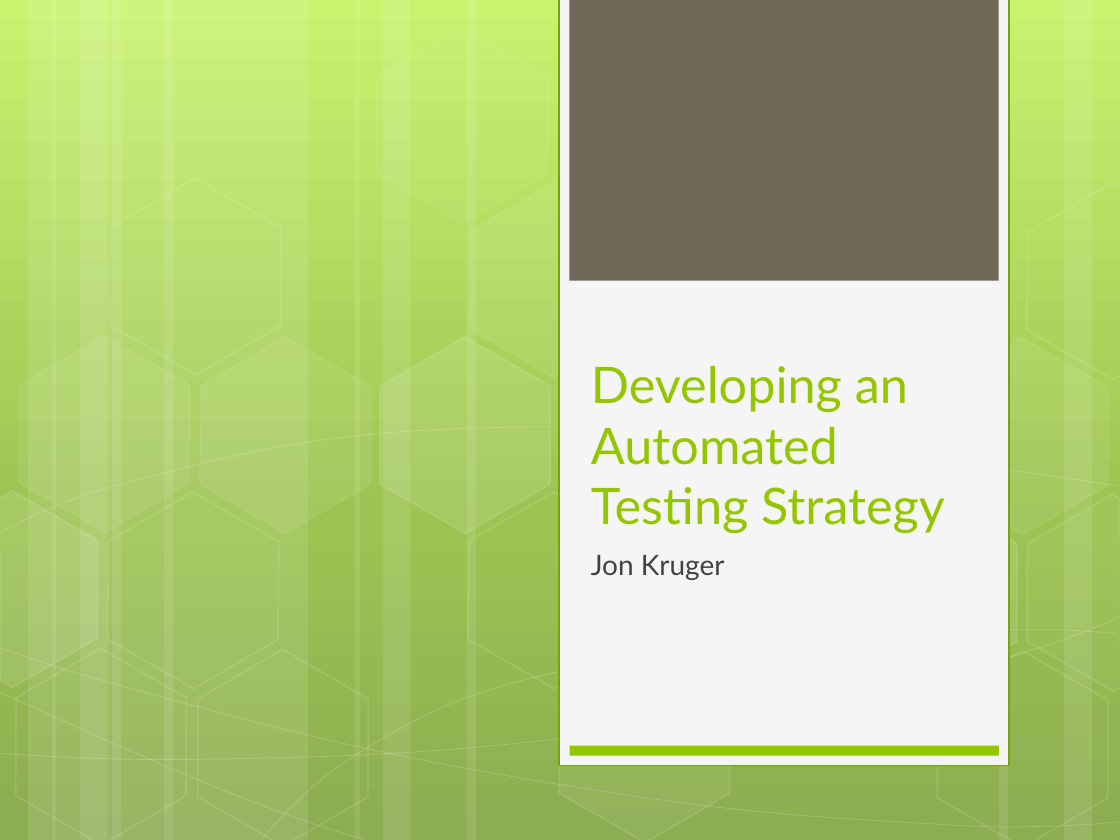
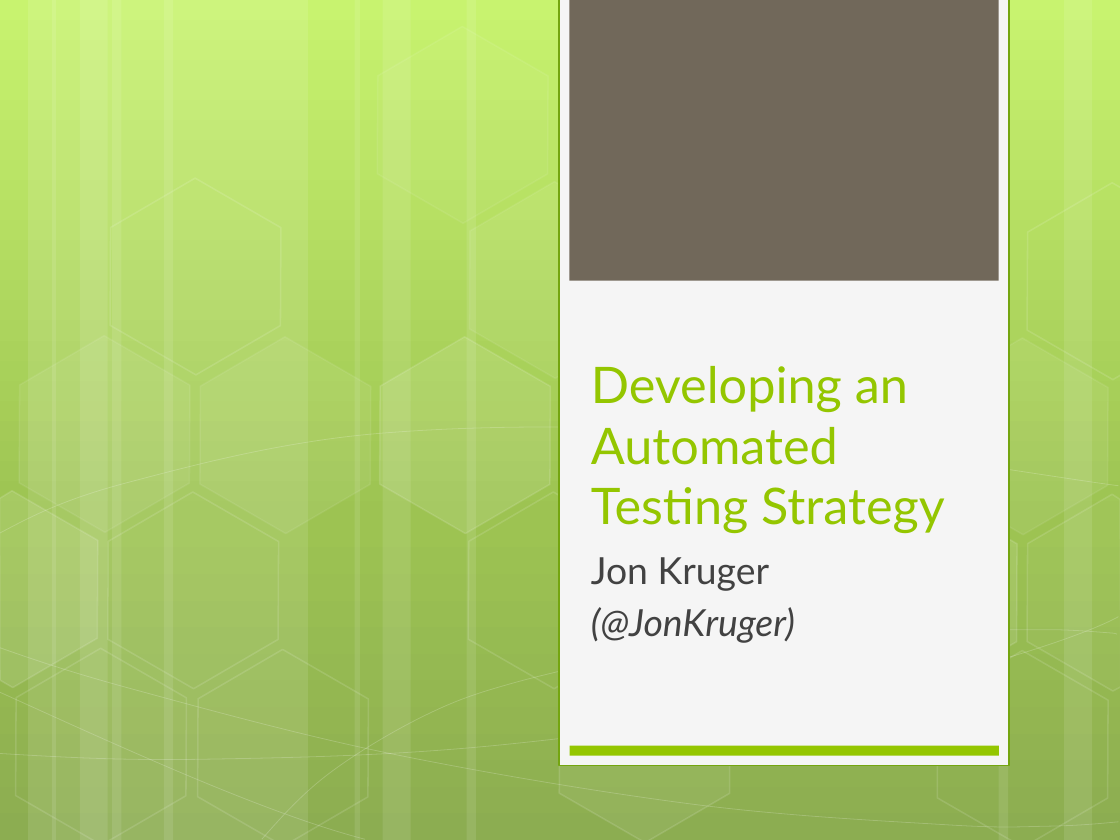
Before and after one commit to JonKruger/developing-an-automated-testing-strategy, a slide deck: slide 1 of Developing an Automated Testing Strategy.pptx. Drawn at 1120x840 pixels with LibreOffice and Linux fonts; fonts in the diff are those of the drawing. Boxes give left, top, right and bottom in pixels: in the first picture for what was removed or moved away, otherwise in the second. Text is boxed around its words. In the diff, an @@ line names an element or a change of style, - is before the commit and + after.

```diff
--- a/Developing an Automated Testing Strategy.pptx
+++ b/Developing an Automated Testing Strategy.pptx
@@ subtitle at (x1=591, y1=557, x2=770, y2=591): size 18 to 24 pt in "Jon Kruger"; more space between paragraphs @@
@@ subtitle at (x1=591, y1=607, x2=795, y2=643): paragraph added @@
+(@JonKruger)
```
Also in this commit, not shown: 2 other slides changed, 1 slide removed.
